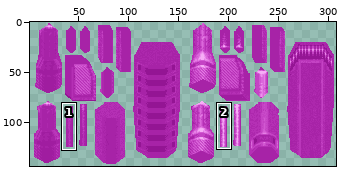
Edited in one commit: sprite sheet (qw/textures/models/g_light_0.png). Above, an overview of the earlier version with the close-up marked.
Close-up. The starting point:
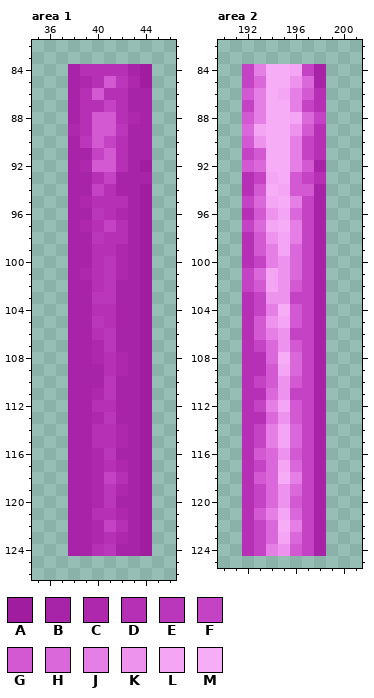
The file is 308x144 pixels. Colours within 5 levels of each other are drawn and written as one. Shown: area 1: x 35..46, y 82..126; area 2: x 190..201, y 82..125. The wide view leaves out empty margins. The commit also changed other parts of the picture, which this record leaves out.
Palette (. is transparent): A #a01da0  B #a723a7  C #ad28ad  D #b530b5  E #ba36ba  F #c443c4  G #d259d2  H #db68db  J #e57fe5  K #ed92ed  L #f4a6f4  M #f6adf6
Once edited:
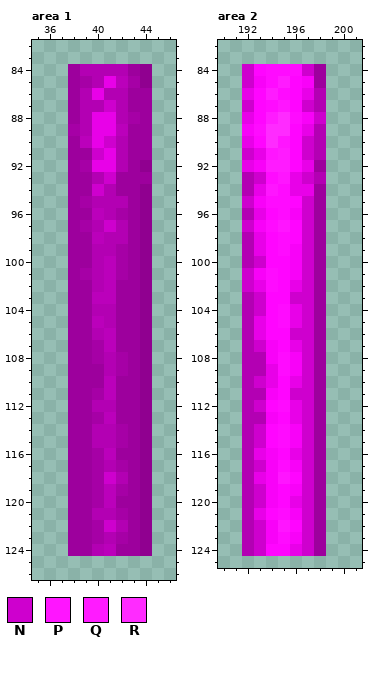
Colours new in this view: N #ce00ce  P #ff15ff  Q #ff1bff  R #ff2bff
From old to new:
@@ palette @@
-A #a01da0
+A #900090
-B #a723a7
+B #9d009d
-C #ad28ad
+C #a600a6
-D #b530b5
+D #b300b3
-E #ba36ba
+E #bb00bb
-G #d259d2
+G #e801e8
-H #db68db
+H #f802f8
-J #e57fe5
+J #ff05ff
-L #f4a6f4
+L #ff0bff
--- area 1
@@ x 38..43 @@
  86 BDGDDB
- 87 BDDFDB
+ 87 BDDNDB
  88 BDGGDC
  89 CDGGEB
- 90 BEGFDB
- 91 BBFGDB
+ 90 BEGNDB
+ 91 BBNGDB
  92 BCGGDB
- 93 BBDFBB
- 94 BBFDBB
+ 93 BBDNBB
+ 94 BBNDBB
  95 BCDDDB
  96 BBEDCB
- 97 BCDFDB
+ 97 BCDNDB
  98 BBEDDB
@@ x 39..43 @@
 117 BCDCB
-118 BCFDB
+118 BCNDB
 119 BCECB
@@ x 39..43 @@
 121 BDDCB
-122 BCFDB
+122 BCNDB
 123 BCDCB
--- area 2
@@ x 190..201 @@
  83 ............
- 84 ..FJMMLFB...
- 85 ..FHMMKHB...
- 86 ..GJMLJGD...
- 87 ..FJMMJFD...
- 88 ..GJMMLHF...
- 89 ..HLMMKGD...
- 90 ..GKMMJFD...
- 91 ..FGMMJFD...
- 92 ..GHMMJGB...
- 93 ..DFLMGFD...
- 94 ..DGMLGGB...
- 95 ..FHLMJFB...
- 96 ..DGKLHFB...
- 97 ..FHLMJFB...
- 98 ..DGKLJFB...
- 99 ..DGJLHFB...
-100 ..DFJKHFB...
-101 ..FHLKHFB...
-102 ..FGLKGFB...
-103 ..DFKKFFB...
-104 ..DFJMGFB...
-105 ..DGKLGFB...
-106 ..DGJKFFB...
-107 ..DFHKGFB...
-108 ..DDHMHFB...
-109 ..DDGLHFB...
-110 ..DFGKGFB...
-111 ..DDHKFFB...
-112 ..DFJLGFB...
-113 ..DDHKGFB...
-114 ..DFJLHFB...
-115 ..DFJLHFB...
-116 ..DGHKGFB...
-117 ..DFHLHFB...
-118 ..DGHMJFB...
-119 ..DFHKHFB...
-120 ..DFHKGFB...
-121 ..DGJLHFB...
-122 ..DFHMJFB...
-123 ..DFHLHFB...
-124 ..DFJKGFB...
+ 84 ..NJLLLNB...
+ 85 ..NHLQJHB...
+ 86 ..GJQLJGD...
+ 87 ..NJLPJND...
+ 88 ..GJQRLHN...
+ 89 ..HLRRJGD...
+ 90 ..GJRPJND...
+ 91 ..NGPQJND...
+ 92 ..GHQQJGB...
+ 93 ..DNLPGND...
+ 94 ..DGPLGGB...
+ 95 ..NHLLJNB...
+ 96 ..DGJLHNB...
+ 97 ..NHLPJNB...
+ 98 ..DGJLJNB...
+ 99 ..DGJLHNB...
+100 ..DNJJHNB...
+101 ..NHLJHNB...
+102 ..NGLJGNB...
+103 ..DNJJNNB...
+104 ..DNJLGNB...
+105 ..DGJLGNB...
+106 ..DGJJNNB...
+107 ..DNHJGNB...
+108 ..DDHLHNB...
+109 ..DDGLHNB...
+110 ..DNGJGNB...
+111 ..DDHJNNB...
+112 ..DNJLGNB...
+113 ..DDHJGNB...
+114 ..DNJLHNB...
+115 ..DNJLHNB...
+116 ..DGHJGNB...
+117 ..DNHLHNB...
+118 ..DGHPJNB...
+119 ..DNHJHNB...
+120 ..DNHJGNB...
+121 ..DGJLHNB...
+122 ..DNHPJNB...
+123 ..DNHLHNB...
+124 ..DNJJGNB...
 125 ............
Changed places in both close-ups, as pixel boxes (x1, y1, x2, y2):
changed: (68, 64, 152, 556)
changed: (242, 64, 326, 556)
